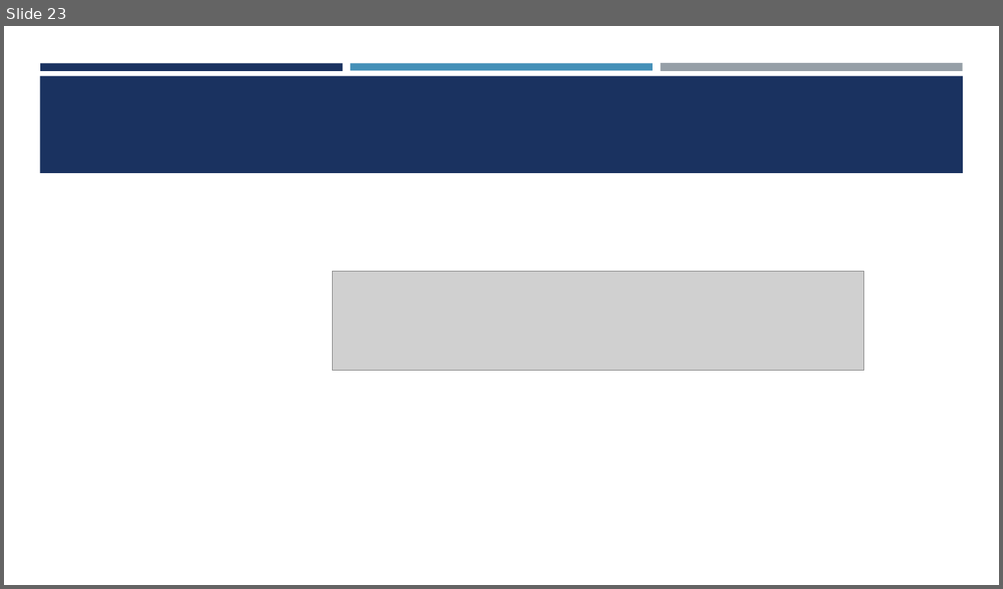
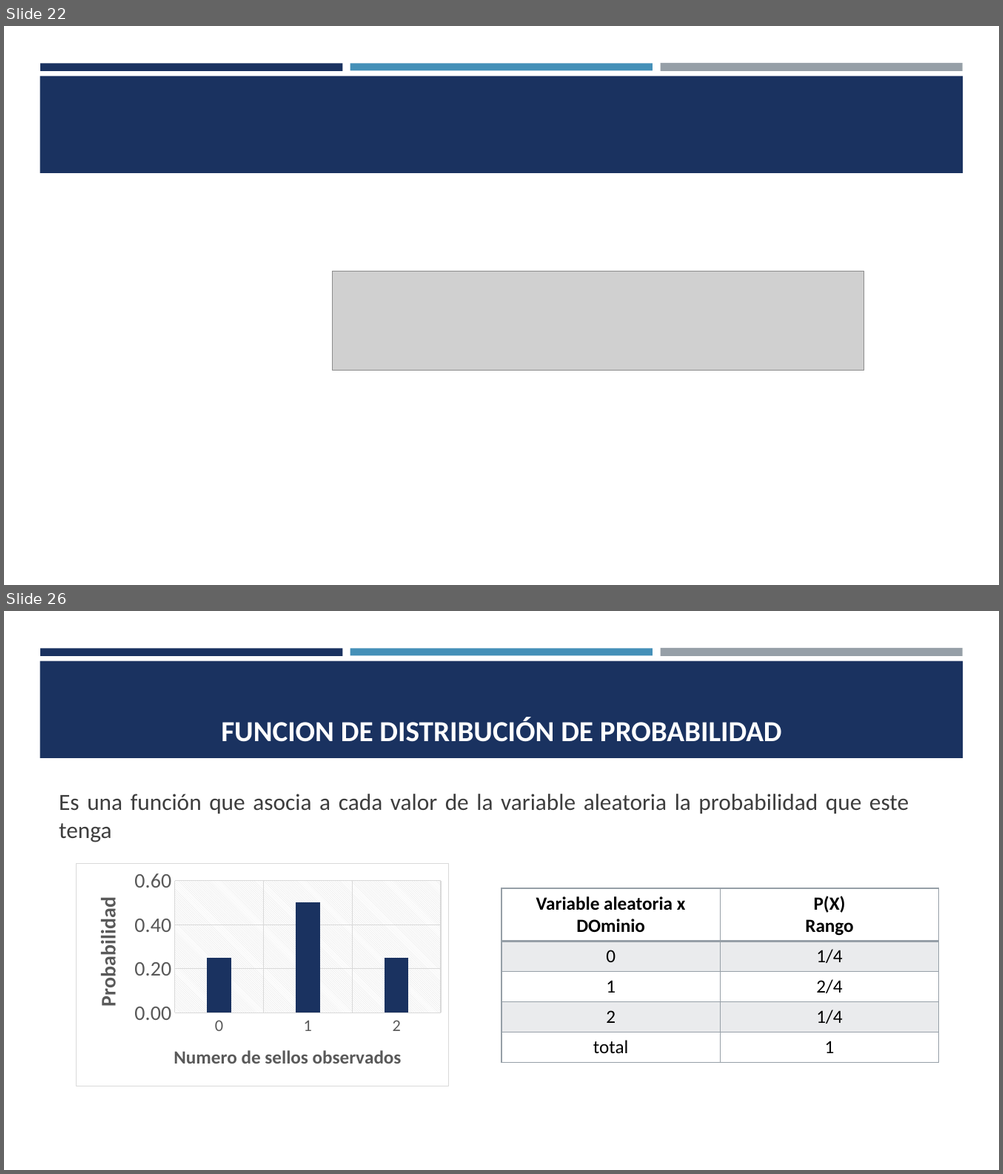
Before and after one commit to estadisticaITM/estadisticaITM.github.io, a slide deck: ITM_VAD_EBX.pptx. Shown one above the other, each under a label of ours: slide 23 before the commit, slides 22 and 26 after it; the slides between them are not shown. The pictures are 1003x589 and 1003x1174 pixels, drawn with LibreOffice and Linux fonts; fonts in the diff are those of the drawing; grey boxes stand for pictures. Boxes give left, top, right and bottom in pixels: in the first picture for what was removed or moved away, otherwise in the second. Text is boxed around its words. In the diff, an @@ line names an element or a change of style, - is before the commit and + after.

```diff
--- a/ITM_VAD_EBX.pptx
+++ b/ITM_VAD_EBX.pptx
@@ slide 26 added at <box>4,611,999,1170</box>, background #FFFFFF; not listed: 4 template elements that a slide beside it also shows @@
@@ title added at <box>221,717,782,742</box>, 28 pt, text #FFFFFF, bold @@
+FUNCION DE DISTRIBUCIÓN DE PROBABILIDAD
@@ text added at <box>59,794,908,843</box>, 22.4 pt, text #3D3D3D @@
+Es una función que asocia a cada valor de la variable aleatoria la probabilidad que este tenga
@@ column chart added at <box>76,863,449,1087</box> @@
+categories: 0, 1, 2
+Series 1: 0.25, 0.5, 0.25
@@ table added at <box>502,889,939,1062</box>, 5 rows, 2 columns @@
+Variable aleatoria x / DOminio | P(X) / Rango
+0 | 1/4
+1 | 2/4
+2 | 1/4
+total | 1
@@ what was slide 23 is now slide 22 @@
```
Also in this commit, not shown: 3 slides changed, 4 other slides added, 3 slides removed, 18 other files.
